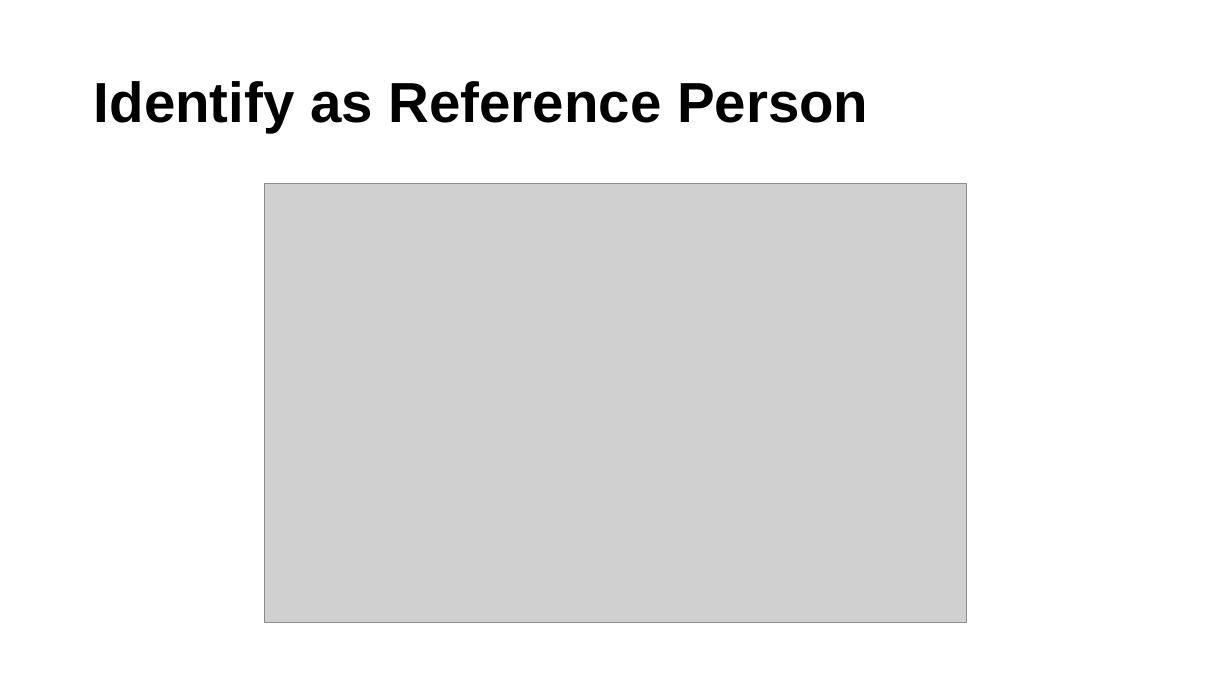
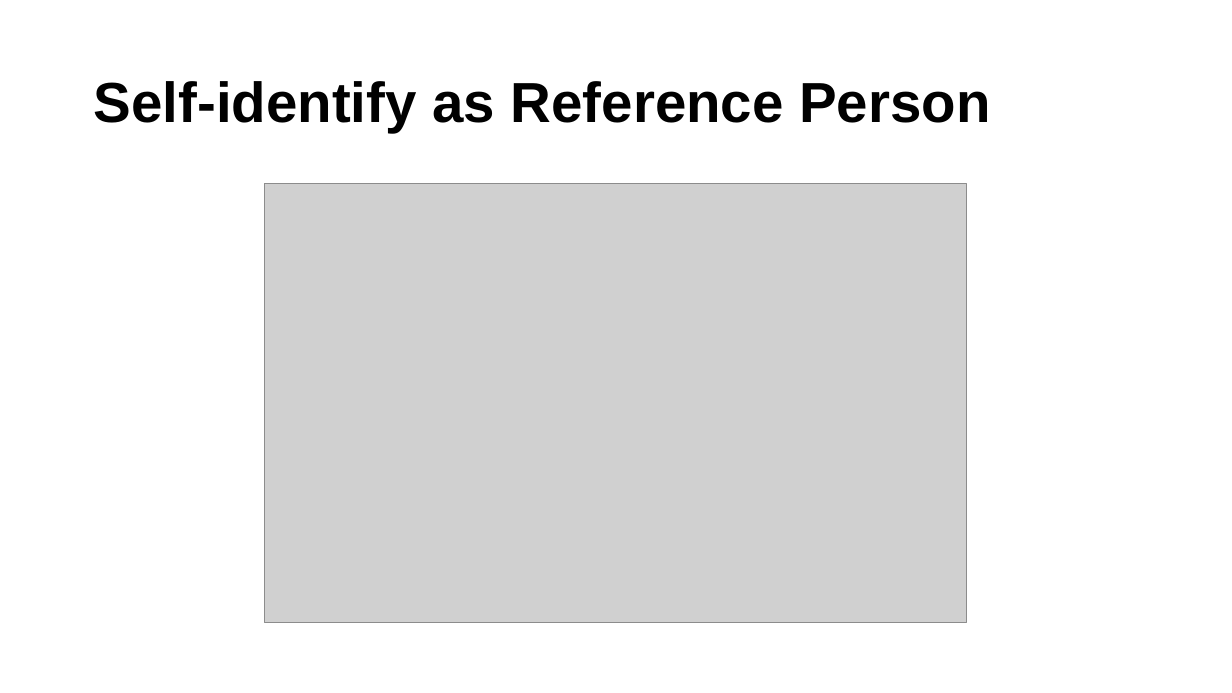
Before and after one commit to ucdiegorubi/oy_census_analysis, a slide deck: slide 9 of create_powerpoint/household_structure_estimates.pptx. Drawn at 1232x693 pixels with LibreOffice and Linux fonts; fonts in the diff are those of the drawing; grey boxes stand for pictures; background and template pictures are left out. Boxes give left, top, right and bottom in pixels: in the first picture for what was removed or moved away, otherwise in the second. Text is boxed around its words. In the diff, an @@ line names an element or a change of style, - is before the commit and + after.

```diff
--- a/create_powerpoint/household_structure_estimates.pptx
+++ b/create_powerpoint/household_structure_estimates.pptx
@@ title at (94,81,990,132): text changed @@
-Identify as Reference Person
+Self-identify as Reference Person
```
Also in this commit, not shown: 3 other slides changed, 5 slides added, 5 slides removed, 10 other files.
